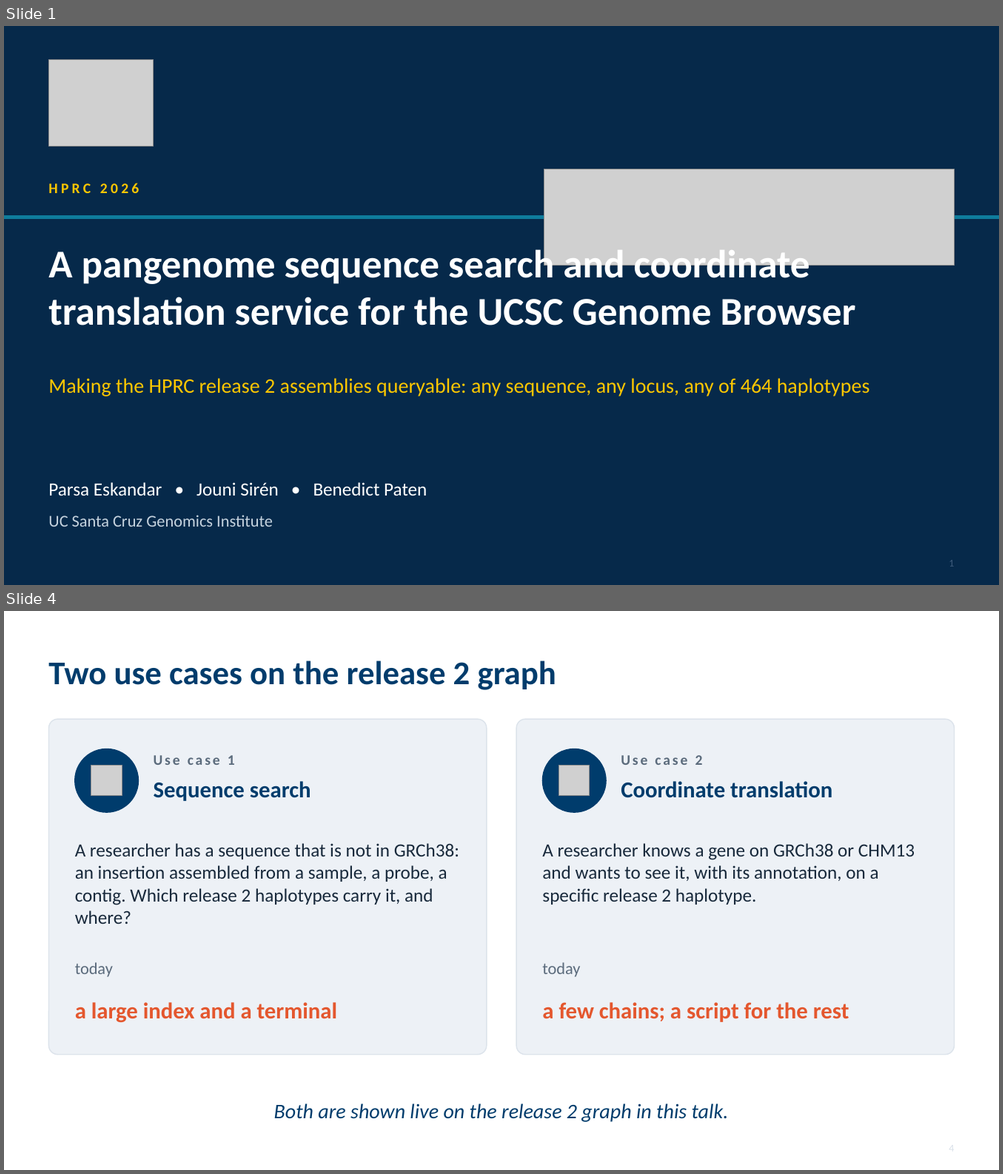
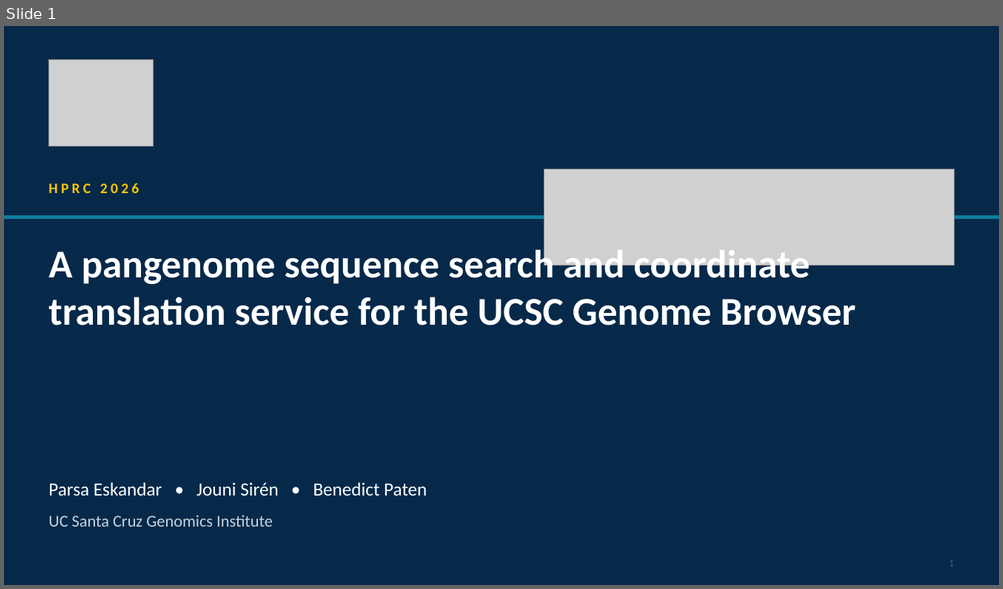
Before and after one commit to parsaeskandar/hprc_2026_poster, a slide deck: talk/HPRC2026_talk.pptx. Shown one above the other, each under a label of ours: slides 1 and 4 before the commit, slide 1 after it; the slides between them are not shown. The pictures are 1003x1174 and 1003x589 pixels, drawn with LibreOffice and Linux fonts; fonts in the diff are those of the drawing; grey boxes stand for pictures. Boxes give left, top, right and bottom in pixels: in the first picture for what was removed or moved away, otherwise in the second. Text is boxed around its words. In the diff, an @@ line names an element or a change of style, - is before the commit and + after.

Commit message:
Talk v7: simplify. Figures and screenshots first, talking points instead of a script

```diff
--- a/talk/HPRC2026_talk.pptx
+++ b/talk/HPRC2026_talk.pptx
@@ slide 4 removed at box(4, 611, 999, 1170), background #FFFFFF @@
@@ text removed at box(48, 661, 556, 690) @@
-Two use cases on the release 2 graph
@@ rounded rectangle removed at box(48, 719, 486, 1055) @@
@@ rounded rectangle removed at box(517, 719, 955, 1055) @@
@@ ellipse removed at box(75, 749, 138, 812) @@
@@ picture removed at box(91, 766, 122, 796) @@
@@ text removed at box(153, 755, 235, 765) @@
-Use case 1
@@ ellipse removed at box(543, 749, 606, 812) @@
@@ picture removed at box(559, 766, 589, 796) @@
@@ text removed at box(620, 755, 703, 765) @@
-Use case 2
@@ text removed at box(153, 781, 311, 801) @@
-Sequence search
@@ text removed at box(620, 781, 832, 798) @@
-Coordinate translation
@@ text removed at box(75, 843, 459, 924) @@
-A researcher has a sequence that is not in GRCh38: an insertion assembled from a sample, a probe, a contig. Which release 2 haplotypes carry it, and where?
@@ text removed at box(542, 843, 914, 905) @@
-A researcher knows a gene on GRCh38 or CHM13 and wants to see it, with its annotation, on a specific release 2 haplotype.
@@ text removed at box(75, 963, 113, 977) @@
-today
@@ text removed at box(542, 963, 580, 977) @@
-today
@@ text removed at box(75, 1002, 337, 1022) @@
-a large index and a terminal
@@ text removed at box(542, 1002, 849, 1022) @@
-a few chains; a script for the rest
@@ text removed at box(274, 1104, 728, 1122) @@
-Both are shown live on the release 2 graph in this talk.
@@ slide 1 changed as well @@
@@ text removed at box(48, 378, 870, 397) @@
-Making the HPRC release 2 assemblies queryable: any sequence, any locus, any of 464 haplotypes
```
Also in this commit, not shown: 12 other slides changed, 5 slides added, 10 other slides removed, 4 other files.
